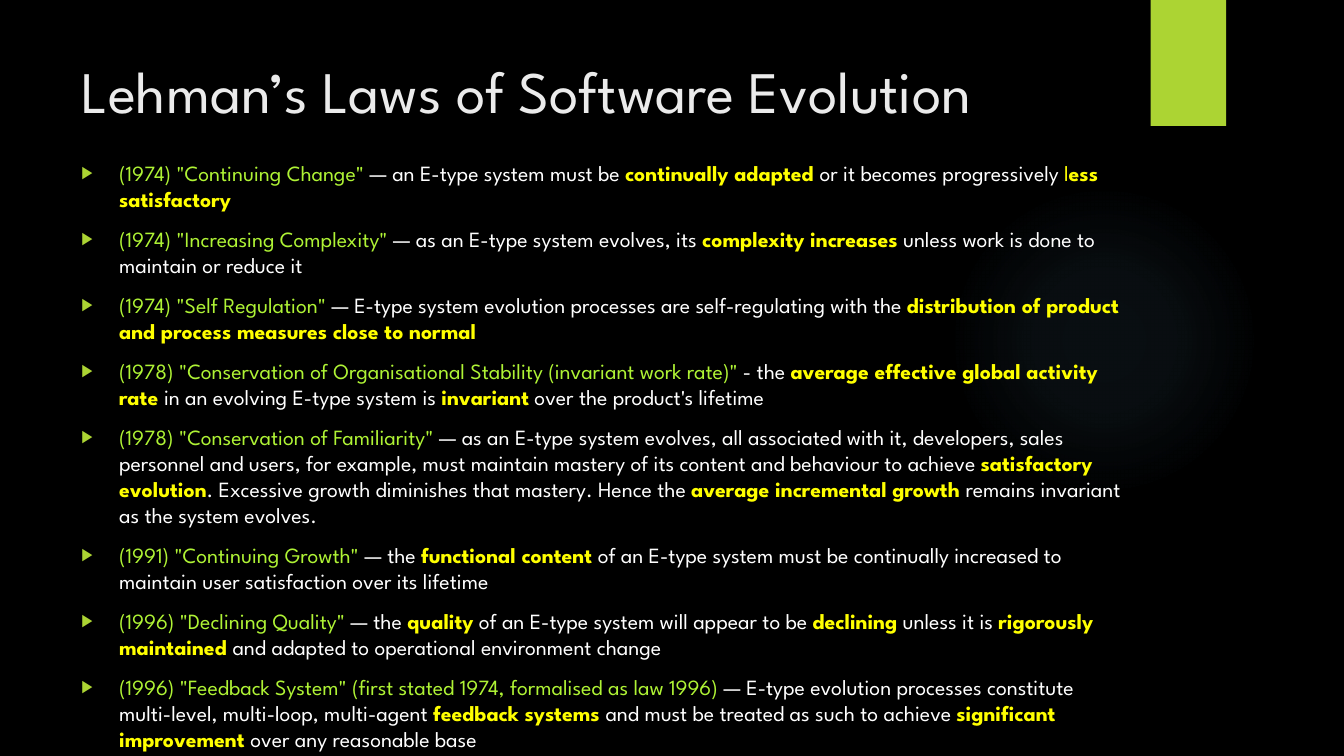
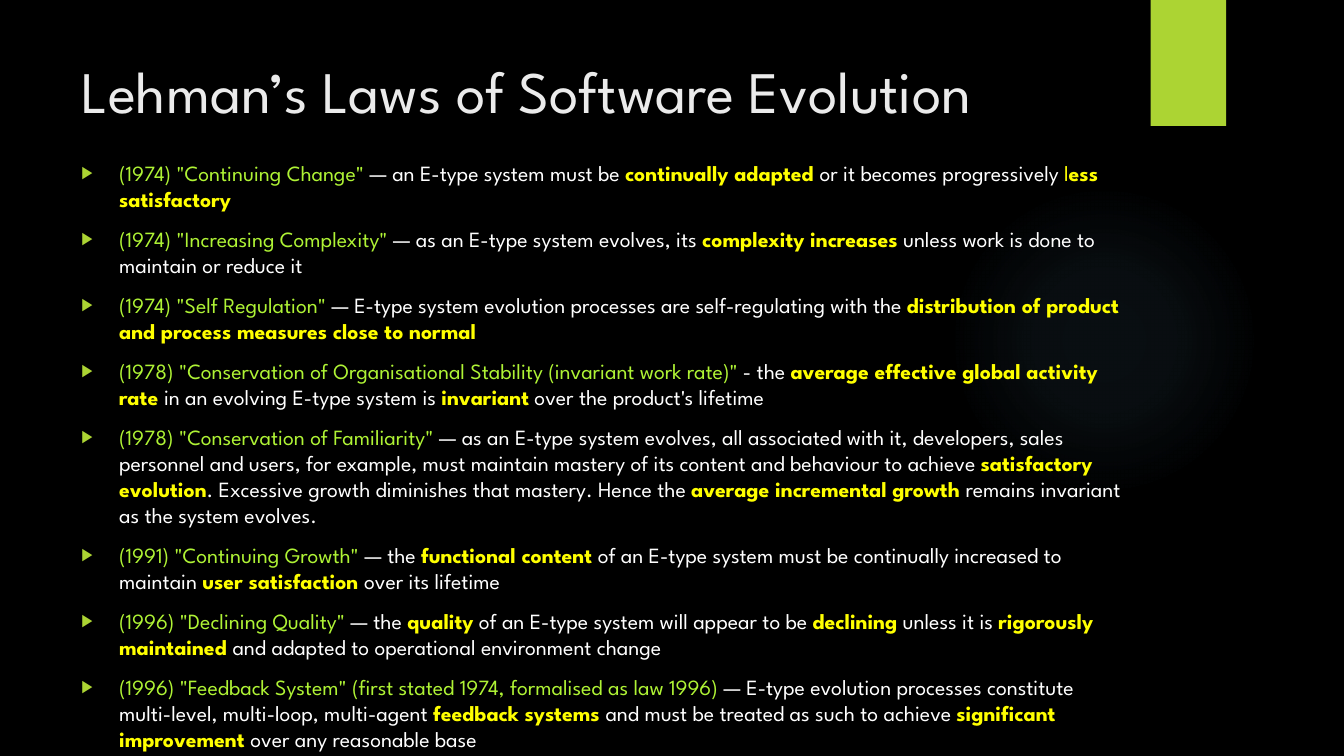
Before and after one commit to jordantoaster/Jordans-Repo, a slide deck: slide 4 of Research And Development Project/Documents/Resources/Presentation/PresentationLehman.pptx. Drawn at 1344x756 pixels with LibreOffice and Linux fonts; fonts in the diff are those of the drawing; background and template pictures are left out. Boxes give left, top, right and bottom in pixels: in the first picture for what was removed or moved away, otherwise in the second. Text is boxed around its words. In the diff, an @@ line names an element or a change of style, - is before the commit and + after.

Commit message:
presentation

```diff
--- a/Research And Development Project/Documents/Resources/Presentation/PresentationLehman.pptx
+++ b/Research And Development Project/Documents/Resources/Presentation/PresentationLehman.pptx
@@ text at box(119, 547, 1062, 590): text colour #FFFFFF to #FFFF00, bold on in "user satisfaction" @@
```
Also in this commit, not shown: 11 slides added, 1 slide removed.
